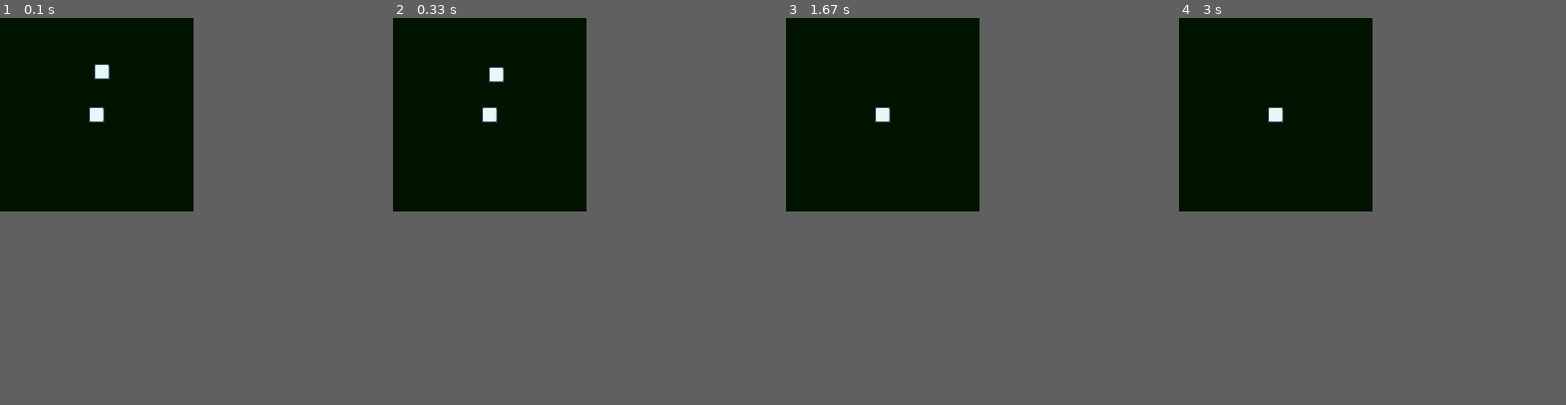
Above: before the commit, frames 1-4 (left to right).
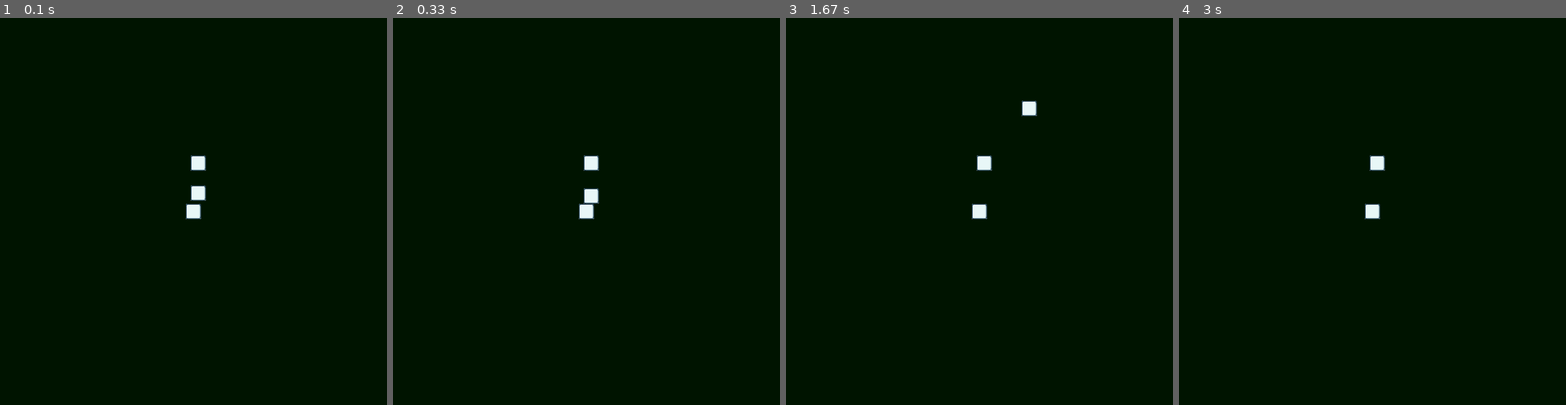
Above: after the commit, the same moments.

Repository: njtan142/pygame-like-unity
Game: pygame game, started from main.py
Same seed, same stepped clock (60 frames per second), same inputs: the game is played once before the commit and once after it.
Inputs:
- Up to frame 1 (0.1 s): no input
- Up to frame 2 (0.33 s): no input
- Up to frame 3 (1.67 s): hold D 0.33-0.8 s; hold W 0.83-1.13 s; tap Space at 0.9, 1.23, 1.53 s; hold D 1.17-1.63 s
- Up to frame 4 (3 s): hold A 1.67-2.2 s; tap Space at 1.73, 2.03, 2.3, 2.63, 2.93 s; hold S 2.23-2.53 s; hold A 2.57-2.97 s
In our replay, the window is 400x400 before the commit and 800x800 after it. These sizes can differ from the game's own. Grey fills any space a smaller window leaves; there, only what the larger window draws over its background counts as a difference.

The runs differ from the first frame. In frame 1, 0.8% of the frame differs, in the area x 23-54%, y 11-52%; in frame 2, 0.8%; in frame 3, 0.6%; in frame 4, 0.5%.

Commit message:
fixed collision bugs

Diff:
--- a/PygameUnity/game_object.py
+++ b/PygameUnity/game_object.py
@@ -8,6 +8,7 @@
     def __init__(self, name, x=0, y=0, z=0, layer=0):
         self.name = name
         self.children = {}
+        print(z)
         self.transform = Transform(x, y, z)
         self.renderer = Renderer(layer)
         self.collider = None
@@ -25,7 +26,7 @@
 
     def move(self, x, y, time_delta, collisions):
         if self.physics is not None:
-            vx, vy = self.physics.movement()
+            vx, vy = self.physics.movement(time_delta)
         else:
             vx = 0
             vy = 0
@@ -49,6 +50,7 @@
         self.collider.top += y
         self.collider.update()
         for obj in collisions:
+            # print(self.transform.position.z, collisions[obj].transform.position.z)
             if self.transform.position.z != collisions[obj].transform.position.z:
                 continue
             if self.collider.colliderect(collisions[obj].collider):
@@ -77,8 +79,8 @@
     def render(self, screen, x, y):
         # print(x, y)
         screen.blit(self.renderer.to_render.surface,
-                    (x - self.renderer.to_render.surface.get_width() / 2,
-                     y - self.renderer.to_render.surface.get_height() / 2)
+                    (round(x - self.renderer.to_render.surface.get_width() / 2),
+                     round(y - self.renderer.to_render.surface.get_height() / 2))
                     )
 
     def add_child(self, child):
@@ -152,6 +154,26 @@
             vertical = self.top > point[1] > self.bottom
             if horizontal and vertical:
                 return True
+            if self.right > collision.right > self.left:
+                if self.top == collision.top:
+                    return True
+            if self.left < collision.left < self.right:
+                if self.top == collision.top:
+                    return True
+            if self.left == collision.left:
+                if self.top > collision.top > self.bottom:
+                    return True
+                if self.bottom < collision.bottom < self.top:
+                    return True
+        collision_points = [(self.left, self.top),
+                            (self.left, self.bottom),
+                            (self.right, self.top),
+                            (self.right, self.bottom)]
+        for point in collision_points:
+            horizontal = collision.left < point[0] < collision.right
+            vertical = collision.top > point[1] > collision.bottom
+            if horizontal and vertical:
+                return True
         return False
 
 
@@ -161,15 +183,14 @@
         self.velocity = Velocity()
         self.rigidbody = Rigidbody(params[0], params[1], params[2], params[3], params[4])
 
-    def movement(self):
+    def movement(self, time_delta):
         x = self.velocity.x
         y = self.velocity.y
-        self.gravity()
+        self.gravity(time_delta)
         return x, y
 
-    def gravity(self):
-        self.velocity.y -= 0.5
-        pass
+    def gravity(self, time_delta):
+        self.velocity.y -= 9.81 * self.rigidbody.mass * time_delta
 
     def update_physics(self):
         pass
--- a/main.py
+++ b/main.py
@@ -4,12 +4,14 @@
 from datetime import datetime as dt
 
 pygame.init()
-screen = pygame.display.set_mode((400, 400), pygame.FULLSCREEN | pygame.SCALED)
+screen = pygame.display.set_mode((800, 800), pygame.FULLSCREEN | pygame.SCALED)
 container = GameObject("container")
 test = GameObject("test")
-test2 = GameObject("test2", 10, 90, 0, -1)
+test2 = GameObject("test2", 10, 40, 0, -1)
+test3 = GameObject('test3', 10, 100, 0, -1)
 container.add_child(test)
 container.add_child(test2)
+container.add_child(test3)
 camera = Camera(screen.get_width(), screen.get_height(), container.children)
 font = pygame.font.SysFont(None, 24)
 test.add_component("image_renderer",
@@ -18,7 +20,7 @@
 test.add_component("collider",
                    (test.transform.position.x - test.renderer.to_render.surface.get_width() / 2,
                     test.transform.position.y + test.renderer.to_render.surface.get_height() / 2,
-                    test.renderer.to_render.surface.get_width(),
+                    test.renderer.to_render.surface.get_width() * 10,
                     test.renderer.to_render.surface.get_height())
                    )
 test2.add_component("image_renderer",
@@ -31,9 +33,20 @@
                      test2.renderer.to_render.surface.get_height())
                     )
 test2.add_component("physics",
-                    (1, 0, 0.005, True, False)
+                    (50, 0, 0.005, True, False)
                     )
-test2.physics.velocity.x = 10
+test3.add_component("image_renderer",
+                    "assets/block.png"
+                    )
+test3.add_component("collider",
+                    (test3.transform.position.x - test3.renderer.to_render.surface.get_width() / 2,
+                     test3.transform.position.y + test3.renderer.to_render.surface.get_height() / 2,
+                     test3.renderer.to_render.surface.get_width(),
+                     test3.renderer.to_render.surface.get_height())
+                    )
+test3.add_component("physics",
+                    (0, 0, 0.005, True, False)
+                    )
 
 running = True
 
@@ -70,8 +83,8 @@
     # test.transform.position.y += 0.1
     # camera.game_object.transform.position.y += 0.1
     # print(test.transform.position.y, camera.game_object.transform.position.y)
-    test2.move(horizontal * 100, 0, time_delta, container.children)
-    test2.move(0, -vertical * 100, time_delta, container.children)
+    test2.move(horizontal * 100, -vertical * 100, time_delta, container.children)
+    test3.move(0, 0, time_delta, container.children)
     pygame_events()
 
     camera.render(screen)
